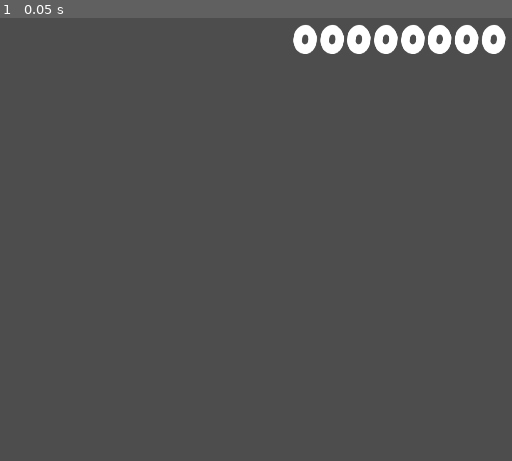
Above: before the commit, frame 1.
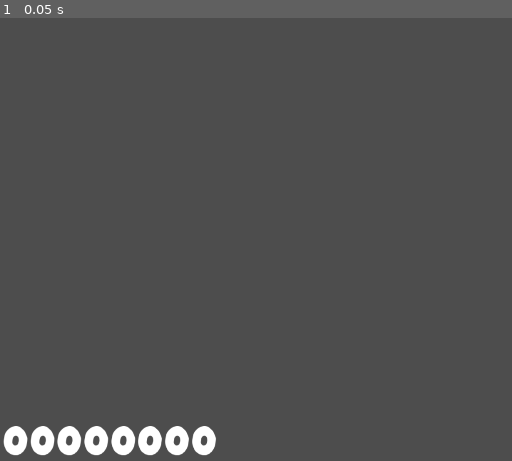
Above: after the commit, the same moment.

Repository: guacboy/guess_the_song
Game: Godot game, scene res://Interface/Gameplay/gameplay.tscn
Two runs of this game, one before a commit and one after it. Both use one fixed random seed, a clock stepped at 60 frames per second and the inputs below. The project has no main scene, so this scene is started directly.
Inputs:
- Up to frame 1 (0.05 s): no input

The runs differ from the first frame. In frame 1, 3.7% of the frame differs, in the area x 0-99%, y 1-99%.

Commit message:
added music and correct answer detection

Diff:
--- a/Interface/Gameplay/gameplay.gd
+++ b/Interface/Gameplay/gameplay.gd
@@ -1,6 +1,9 @@
 extends Control
 
 @onready var answer = $Answer
+@onready var music = $Music
+
+@onready var correct = $"Sound Effects/Correct"
 
 var valid_keys_dict: Dictionary = {
 	"Q": "Q",
@@ -45,10 +48,18 @@
 	"Space": " ",
 }
 
+var selected_songs_dict: Dictionary = {
+	"BURN": preload("res://Music/Kanye West/Vultures 1/BURN - Kanye West & Ty Dolla $ign (lyrics).mp3")
+}
+var current_song: String
+
 var delete_time: float = 0.0
 var delete_interval: float = 0.1
 var initial_delete_delay: float = 0.3
 var is_backspace_held: bool = false
+
+func _ready() -> void:
+	pickSong()
 
 func _process(delta) -> void:
 	# hold backspace to delete multiple characters
@@ -71,12 +82,29 @@
 	and OS.get_keycode_string(event.keycode) in valid_keys_dict # checks if valid key
 	and answer.get_parsed_text().length() < 50): # checks if max answer length
 		answer.text += valid_keys_dict[OS.get_keycode_string(event.keycode)]
+		music.stop()
 
 	# tap backspace to delete a single character
 	if event.is_action_pressed("backspace"):
 		delete_time = initial_delete_delay
 		deleteChar()
 
+	# checks answer
+	if event.is_action_pressed("return"):
+		if answer.get_parsed_text() == current_song:
+			correct.play()
+		print(answer.get_parsed_text())
+		answer.text = "[center]"
+		pickSong()
+
 # deleting a character
 func deleteChar() -> void:
 	answer.text = "[center]" + answer.get_parsed_text().substr(0, answer.get_parsed_text().length() - 1)
+
+func pickSong() -> void:
+	music.stop()
+
+	current_song = selected_songs_dict.keys().pick_random()
+	music.stream = selected_songs_dict[current_song]
+
+	music.play()
--- a/Interface/Gameplay/gameplay.tscn
+++ b/Interface/Gameplay/gameplay.tscn
@@ -1,7 +1,8 @@
-[gd_scene load_steps=3 format=3 uid="uid://cv4ry2kapsokh"]
+[gd_scene load_steps=4 format=3 uid="uid://cv4ry2kapsokh"]
 
 [ext_resource type="Script" path="res://Interface/Gameplay/gameplay.gd" id="1_jit12"]
 [ext_resource type="Theme" uid="uid://gjqri0x7oiwc" path="res://Theme/default.tres" id="2_845ft"]
+[ext_resource type="AudioStream" uid="uid://cvotl165yfq4q" path="res://Common/Sound/correct_answer_sound.mp3" id="3_mta7j"]
 
 [node name="Gameplay" type="Control"]
 layout_mode = 3
@@ -16,15 +17,16 @@
 [node name="Score" type="RichTextLabel" parent="."]
 layout_mode = 1
 anchors_preset = -1
-anchor_top = 0.0222222
-anchor_right = 1.0
-anchor_bottom = 0.128704
+anchor_left = 0.00260417
+anchor_top = 0.915741
+anchor_right = 1.0026
+anchor_bottom = 1.00093
 grow_horizontal = 2
 grow_vertical = 2
 theme = ExtResource("2_845ft")
 theme_override_font_sizes/normal_font_size = 80
 bbcode_enabled = true
-text = "[center]00000000"
+text = "00000000"
 fit_content = true
 metadata/_edit_use_anchors_ = true
 
@@ -43,3 +45,11 @@
 text = "[center]"
 fit_content = true
 metadata/_edit_use_anchors_ = true
+
+[node name="Music" type="AudioStreamPlayer2D" parent="."]
+
+[node name="Sound Effects" type="Node" parent="."]
+
+[node name="Correct" type="AudioStreamPlayer2D" parent="Sound Effects"]
+stream = ExtResource("3_mta7j")
+volume_db = 10.0
--- a/project.godot
+++ b/project.godot
@@ -27,3 +27,8 @@
 "events": [Object(InputEventKey,"resource_local_to_scene":false,"resource_name":"","device":-1,"window_id":0,"alt_press …(182 unchanged characters)…
 ]
 }
+return={
+"deadzone": 0.5,
+"events": [Object(InputEventKey,"resource_local_to_scene":false,"resource_name":"","device":-1,"window_id":0,"alt_pressed":false,"shift_pressed":false,"ctrl_pressed":false,"meta_pressed":false,"pressed":false,"keycode":0,"physical_keycode":4194309,"key_label":0,"unicode":0,"echo":false,"script":null)
+]
+}
Not shown, added: Common/Sound/correct_answer_sound.mp3.import
Not shown, added: Music/Kanye West/Vultures 1/BURN - Kanye West & Ty Dolla $ign (lyrics).mp3.import
Not shown, added: Common/Sound/correct_answer_sound.mp3
Not shown, added: Music/Kanye West/Vultures 1/BURN - Kanye West & Ty Dolla $ign (lyrics).mp3
